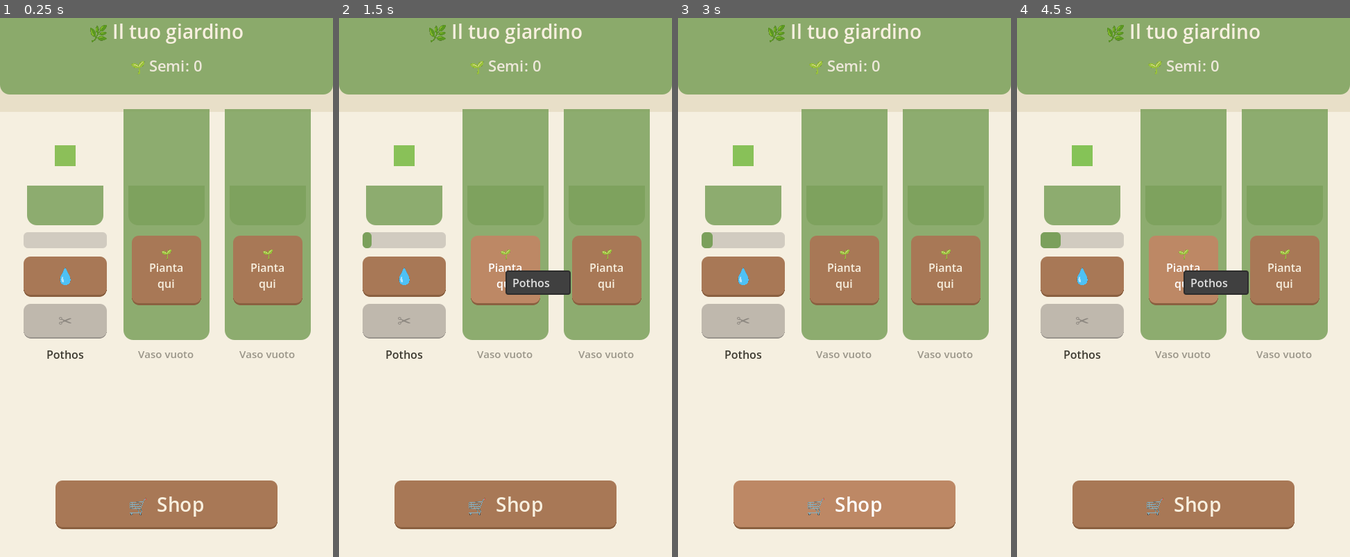
Above: before the commit, frames 1-4 (left to right).
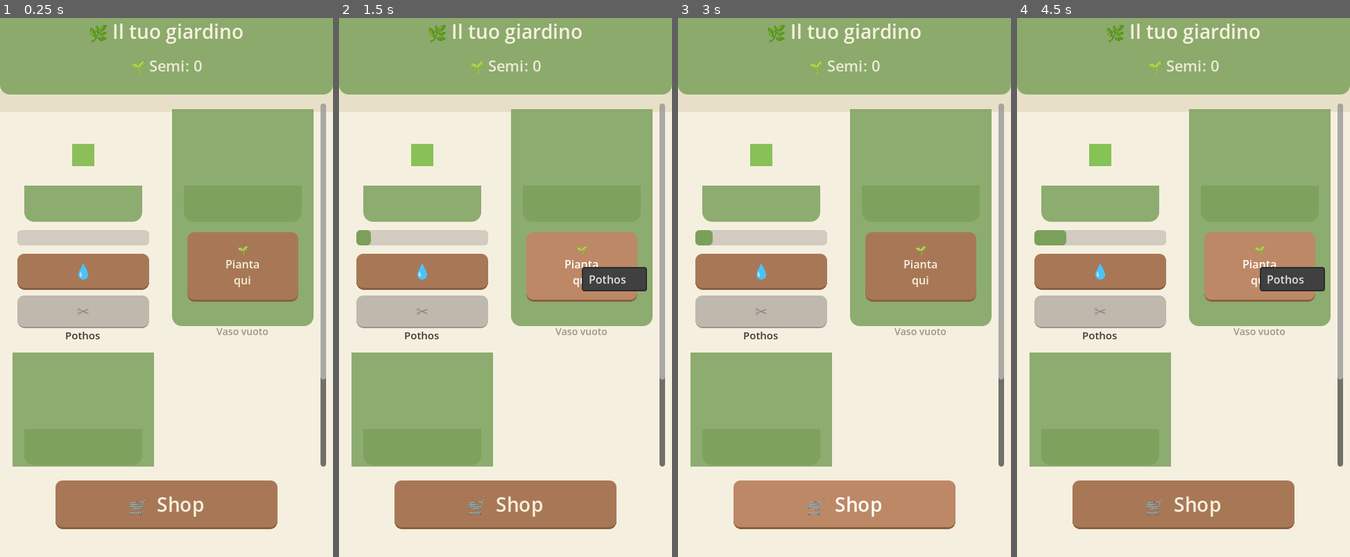
Above: after the commit, the same moments.

Repository: paguroaffitti-wq/PlantIdle
Game: Godot game, scene res://main.tscn
The game is run twice, just before and just after one commit, with the same random seed, the same clock (stepped at 60 frames per second) and the same inputs.
Inputs:
- Up to frame 1 (0.25 s): no input
- Up to frame 2 (1.5 s): click "💧" at 0.5 s; click "🌱 Pianta qui" at 1.25 s
- Up to frame 3 (3 s): click "🛒 Shop" at 2 s; click "← Torna al giardino" at 2.75 s
- Up to frame 4 (4.5 s): click "💧" at 3.5 s; click "🌱 Pianta qui" at 4.25 s

The runs differ from the first frame. In frame 1, 25% of the frame differs, in the area x 3-98%, y 15-84%; in frame 2, 26%; in frame 3, 25%; in frame 4, 26%.

Commit message:
def: capitolo M1 concluso

Diff:
--- a/game/main.tscn
+++ b/game/main.tscn
@@ -5,13 +5,11 @@
 [node name="Main" type="Node2D"]
 script = ExtResource("1_main")
 
-; Sfondo crema caldo (#F5EFE0)
 [node name="Sfondo" type="ColorRect" parent="."]
 offset_right = 480.0
 offset_bottom = 800.0
 color = Color(0.961, 0.937, 0.878, 1)
 
-; Texture decorativa sfondo — una fascia beige più scura in alto
 [node name="FasciaAlta" type="ColorRect" parent="."]
 offset_right = 480.0
 offset_bottom = 160.0
@@ -21,7 +19,6 @@
 
 [node name="UI" type="CanvasLayer" parent="."]
 
-; Header con Panel salvia arrotondato in basso
 [node name="Header" type="Panel" parent="UI"]
 offset_left = 0.0
 offset_top = 0.0
@@ -49,16 +46,21 @@
 theme_override_font_sizes/font_size = 22
 theme_override_colors/font_color = Color(0.929, 0.910, 0.855, 1)
 
-; Contenitore piante
-[node name="ContenitorePiante" type="HBoxContainer" parent="UI"]
+; ScrollContainer per gestire overflow verticale con 4-6 piante
+[node name="Scroll" type="ScrollContainer" parent="UI"]
 offset_left = 10.0
 offset_top = 148.0
 offset_right = 470.0
-offset_bottom = 560.0
-alignment = 1
-theme_override_constants/separation = 6
+offset_bottom = 670.0
+horizontal_scroll_mode = 0
 
-; Pulsante shop in basso
+; GridContainer 2 colonne — si adatta automaticamente al numero di piante
+[node name="ContenitorePiante" type="GridContainer" parent="UI/Scroll"]
+size_flags_horizontal = 3
+columns = 2
+theme_override_constants/h_separation = 10
+theme_override_constants/v_separation = 10
+
 [node name="PulsanteShop" type="Button" parent="UI"]
 offset_left = 80.0
 offset_top = 690.0
--- a/game/scenes/pianta.tscn
+++ b/game/scenes/pianta.tscn
@@ -3,84 +3,84 @@
 [ext_resource type="Script" path="res://scripts/pianta.gd" id="1_pianta"]
 
 [node name="Pianta" type="Control"]
-custom_minimum_size = Vector2(140, 380)
+custom_minimum_size = Vector2(220, 340)
 layout_mode = 3
 anchors_preset = 0
-offset_right = 140.0
-offset_bottom = 380.0
+offset_right = 220.0
+offset_bottom = 340.0
 script = ExtResource("1_pianta")
 
 ; ---- PARTE VERDE (si anima con pop) ----
 [node name="Pianta" type="Control" parent="."]
 offset_left = 0.0
 offset_top = 0.0
-offset_right = 140.0
-offset_bottom = 155.0
-pivot_offset = Vector2(70, 100)
+offset_right = 220.0
+offset_bottom = 150.0
+pivot_offset = Vector2(110, 110)
 
 [node name="FogliaBase" type="ColorRect" parent="Pianta"]
-offset_left = 55.0
-offset_top = 60.0
-offset_right = 85.0
-offset_bottom = 90.0
+offset_left = 90.0
+offset_top = 55.0
+offset_right = 120.0
+offset_bottom = 85.0
 color = Color(0.55, 0.75, 0.35, 1)
 
 [node name="FogliaSecondaria" type="ColorRect" parent="Pianta"]
 visible = false
-offset_left = 25.0
+offset_left = 65.0
 offset_top = 55.0
-offset_right = 60.0
+offset_right = 100.0
 offset_bottom = 95.0
 color = Color(0.45, 0.65, 0.28, 1)
 
 [node name="Decorazione" type="ColorRect" parent="Pianta"]
 visible = false
-offset_left = 75.0
-offset_top = 10.0
-offset_right = 93.0
-offset_bottom = 28.0
+offset_left = 120.0
+offset_top = 35.0
+offset_right = 138.0
+offset_bottom = 53.0
 color = Color(0.95, 0.85, 0.50, 1)
 
-; ---- VASO (non si anima) ----
+; ---- VASO ----
 [node name="Vaso" type="Panel" parent="."]
-offset_left = 15.0
+offset_left = 25.0
 offset_top = 118.0
-offset_right = 125.0
-offset_bottom = 175.0
+offset_right = 195.0
+offset_bottom = 170.0
 theme_type_variation = &"Vaso"
 
 ; ---- UI ----
 [node name="Barra" type="ProgressBar" parent="."]
-offset_left = 10.0
-offset_top = 185.0
-offset_right = 130.0
-offset_bottom = 208.0
+offset_left = 15.0
+offset_top = 182.0
+offset_right = 205.0
+offset_bottom = 204.0
 max_value = 100.0
 show_percentage = false
 
 [node name="PulsanteAnnaffia" type="Button" parent="."]
-offset_left = 10.0
-offset_top = 220.0
-offset_right = 130.0
-offset_bottom = 278.0
+offset_left = 15.0
+offset_top = 216.0
+offset_right = 205.0
+offset_bottom = 268.0
 text = "💧"
-theme_override_font_sizes/font_size = 28
+theme_override_font_sizes/font_size = 26
 
 [node name="PulsanteRaccogli" type="Button" parent="."]
-offset_left = 10.0
-offset_top = 288.0
-offset_right = 130.0
-offset_bottom = 336.0
+offset_left = 15.0
+offset_top = 276.0
+offset_right = 205.0
+offset_bottom = 318.0
 disabled = true
 text = "✂️"
-theme_override_font_sizes/font_size = 24
+theme_override_font_sizes/font_size = 22
 
 [node name="LabelNome" type="Label" parent="."]
-offset_left = 10.0
-offset_top = 346.0
-offset_right = 130.0
-offset_bottom = 375.0
+offset_left = 15.0
+offset_top = 322.0
+offset_right = 205.0
+offset_bottom = 338.0
 text = "Pianta"
 horizontal_alignment = 1
 vertical_alignment = 1
-theme_override_font_sizes/font_size = 16
+theme_override_font_sizes/font_size = 15
--- a/game/scenes/vaso_vuoto.tscn
+++ b/game/scenes/vaso_vuoto.tscn
@@ -3,47 +3,44 @@
 [ext_resource type="Script" path="res://scripts/vaso_vuoto.gd" id="1_vaso"]
 
 [node name="VasoVuoto" type="Control"]
-custom_minimum_size = Vector2(140, 380)
+custom_minimum_size = Vector2(220, 340)
 layout_mode = 3
 anchors_preset = 0
-offset_right = 140.0
-offset_bottom = 380.0
+offset_right = 220.0
+offset_bottom = 340.0
 script = ExtResource("1_vaso")
 
-; Sfondo sfumato dello slot vuoto
 [node name="SfondoSlot" type="Panel" parent="."]
 offset_left = 8.0
 offset_top = 8.0
-offset_right = 132.0
-offset_bottom = 340.0
+offset_right = 212.0
+offset_bottom = 320.0
 theme_type_variation = &"VasoVuoto"
 
-; Vaso vuoto (terracotta, stesso stile della pianta)
 [node name="Vaso" type="Panel" parent="."]
-offset_left = 15.0
+offset_left = 25.0
 offset_top = 118.0
-offset_right = 125.0
-offset_bottom = 175.0
+offset_right = 195.0
+offset_bottom = 170.0
 theme_type_variation = &"Vaso"
 
-; Pulsante pianta qui centrato nello slot
 [node name="Pulsante" type="Button" parent="."]
-offset_left = 20.0
-offset_top = 190.0
-offset_right = 120.0
-offset_bottom = 290.0
+offset_left = 30.0
+offset_top = 185.0
+offset_right = 190.0
+offset_bottom = 285.0
 text = "🌱
 Pianta
 qui"
 theme_override_font_sizes/font_size = 16
 
 [node name="LabelVuoto" type="Label" parent="."]
-offset_left = 10.0
-offset_top = 346.0
-offset_right = 130.0
-offset_bottom = 375.0
+offset_left = 15.0
+offset_top = 318.0
+offset_right = 205.0
+offset_bottom = 338.0
 text = "Vaso vuoto"
 horizontal_alignment = 1
 vertical_alignment = 1
-theme_override_font_sizes/font_size = 15
+theme_override_font_sizes/font_size = 14
 modulate = Color(1, 1, 1, 0.5)
--- a/game/scripts/main.gd
+++ b/game/scripts/main.gd
@@ -20,7 +20,7 @@
 # Lista in-memory dei nodi attualmente nel giardino (mix di Pianta e VasoVuoto)
 var nodi_slot: Array = []
 
-@onready var contenitore_piante: HBoxContainer = $UI/ContenitorePiante
+@onready var contenitore_piante: GridContainer = $UI/Scroll/ContenitorePiante
 @onready var label_semi: Label = $UI/Header/LabelSemi
 @onready var pulsante_shop: Button = $UI/PulsanteShop
 @onready var timer_crescita: Timer = $TimerCrescita
--- a/game/scripts/pianta.gd
+++ b/game/scripts/pianta.gd
@@ -2,13 +2,7 @@
 class_name Pianta
 
 # ============================================================
-# MILESTONE 1 STEP 4 - Pianta con estetica cottagecore
-# ============================================================
-# Novità rispetto a Step 3:
-# - 3 stadi visivi distinti (germoglio / giovane / maturo)
-# - Animazione "pop" quando la pianta matura (Tween scala)
-# - Label "+N 🌱" che fluttua su e sparisce alla raccolta
-# - Vaso di terracotta come elemento separato (gestito nella scena)
+# MILESTONE 1 STEP 4 - Griglia 2 colonne (220px larghezza)
 # ============================================================
 
 signal raccolta_effettuata(quantita_semi: int)
@@ -19,7 +13,6 @@
 var acqua_attuale: float = 0.0
 var matura: bool = false
 
-# Riferimenti nodi
 @onready var foglia_base: ColorRect = $Pianta/FogliaBase
 @onready var foglia_secondaria: ColorRect = $Pianta/FogliaSecondaria
 @onready var decorazione: ColorRect = $Pianta/Decorazione
@@ -101,23 +94,16 @@
 
 
 # ============================================================
-# VISUALE — 3 stadi
-# ============================================================
-# Stadio 0 — Germoglio  (0%–33%):  solo foglia_base piccola
-# Stadio 1 — Giovane    (33%–66%): foglia_base + foglia_secondaria
-# Stadio 2 — Maturo     (66%–100%): tutto + decorazione (fiorellino)
+# VISUALE — 3 stadi, centrati su x=110 (metà di 220px)
 # ============================================================
 
 func aggiorna_visuale() -> void:
 	if dati == null:
 		return
-
 	barra.value = acqua_attuale
 	pulsante_annaffia.disabled = matura
 	pulsante_raccogli.disabled = not matura
-
 	var progresso: float = acqua_attuale / dati.acqua_per_crescita
-
 	if matura:
 		_imposta_stadio_maturo()
 	elif progresso >= 0.66:
@@ -130,54 +116,53 @@
 
 func _imposta_stadio(stadio: int, progresso: float) -> void:
 	var colore: Color = dati.colore_base.lerp(dati.colore_maturo, progresso * 0.6)
-
 	match stadio:
-		0:  # Germoglio
+		0:  # Germoglio — pallino piccolo centrato
 			foglia_base.visible = true
 			foglia_base.color = colore
-			foglia_base.size = Vector2(30, 30)
-			foglia_base.position = Vector2(55, 60)
+			foglia_base.size = Vector2(32, 32)
+			foglia_base.position = Vector2(94, 58)
 			foglia_secondaria.visible = false
 			decorazione.visible = false
 
-		1:  # Giovane
+		1:  # Giovane — due foglie
 			foglia_base.visible = true
 			foglia_base.color = colore
-			foglia_base.size = Vector2(50, 55)
-			foglia_base.position = Vector2(45, 40)
+			foglia_base.size = Vector2(55, 60)
+			foglia_base.position = Vector2(82, 38)
 			foglia_secondaria.visible = true
 			foglia_secondaria.color = colore.darkened(0.15)
-			foglia_secondaria.size = Vector2(35, 40)
-			foglia_secondaria.position = Vector2(25, 55)
+			foglia_secondaria.size = Vector2(38, 44)
+			foglia_secondaria.position = Vector2(58, 54)
 			decorazione.visible = false
 
-		2:  # Quasi maturo
+		2:  # Quasi maturo — foglie grandi
 			foglia_base.visible = true
 			foglia_base.color = colore
-			foglia_base.size = Vector2(65, 70)
-			foglia_base.position = Vector2(37, 20)
+			foglia_base.size = Vector2(72, 76)
+			foglia_base.position = Vector2(74, 18)
 			foglia_secondaria.visible = true
 			foglia_secondaria.color = colore.darkened(0.15)
-			foglia_secondaria.size = Vector2(45, 50)
-			foglia_secondaria.position = Vector2(18, 40)
+			foglia_secondaria.size = Vector2(50, 56)
+			foglia_secondaria.position = Vector2(48, 38)
 			decorazione.visible = false
 
 
 func _imposta_stadio_maturo() -> void:
 	foglia_base.visible = true
 	foglia_base.color = dati.colore_maturo
-	foglia_base.size = Vector2(70, 75)
-	foglia_base.position = Vector2(35, 15)
+	foglia_base.size = Vector2(78, 82)
+	foglia_base.position = Vector2(71, 14)
 
 	foglia_secondaria.visible = true
 	foglia_secondaria.color = dati.colore_maturo.darkened(0.2)
-	foglia_secondaria.size = Vector2(50, 55)
-	foglia_secondaria.position = Vector2(15, 35)
+	foglia_secondaria.size = Vector2(54, 60)
+	foglia_secondaria.position = Vector2(44, 34)
 
 	decorazione.visible = true
-	decorazione.color = Color(0.95, 0.85, 0.50, 1)  # giallo caldo: fiorellino
-	decorazione.size = Vector2(18, 18)
-	decorazione.position = Vector2(75, 10)
+	decorazione.color = Color(0.95, 0.85, 0.50, 1)
+	decorazione.size = Vector2(20, 20)
+	decorazione.position = Vector2(148, 10)
 
 
 # ============================================================
@@ -185,7 +170,6 @@
 # ============================================================
 
 func _anima_maturazione() -> void:
-	# Pop di scala: la foglia_base cresce a 1.25x poi torna a 1.0
 	var contenitore_pianta: Control = $Pianta
 	var tween: Tween = create_tween()
 	tween.set_ease(Tween.EASE_OUT)
@@ -195,16 +179,14 @@
 
 
 func _mostra_label_semi(quantita: int) -> void:
-	# Crea una Label temporanea che sale e sparisce
 	var label: Label = Label.new()
 	label.text = "+%d 🌱" % quantita
 	label.add_theme_font_size_override("font_size", 22)
 	label.add_theme_color_override("font_color", Color(0.29, 0.55, 0.16, 1.0))
-	label.position = Vector2(30, 60)
+	label.position = Vector2(70, 60)
 	add_child(label)
-
 	var tween: Tween = create_tween()
 	tween.set_parallel(true)
-	tween.tween_property(label, "position", Vector2(30, -10), 0.9)
+	tween.tween_property(label, "position", Vector2(70, -10), 0.9)
 	tween.tween_property(label, "modulate:a", 0.0, 0.9)
 	tween.chain().tween_callback(label.queue_free)
